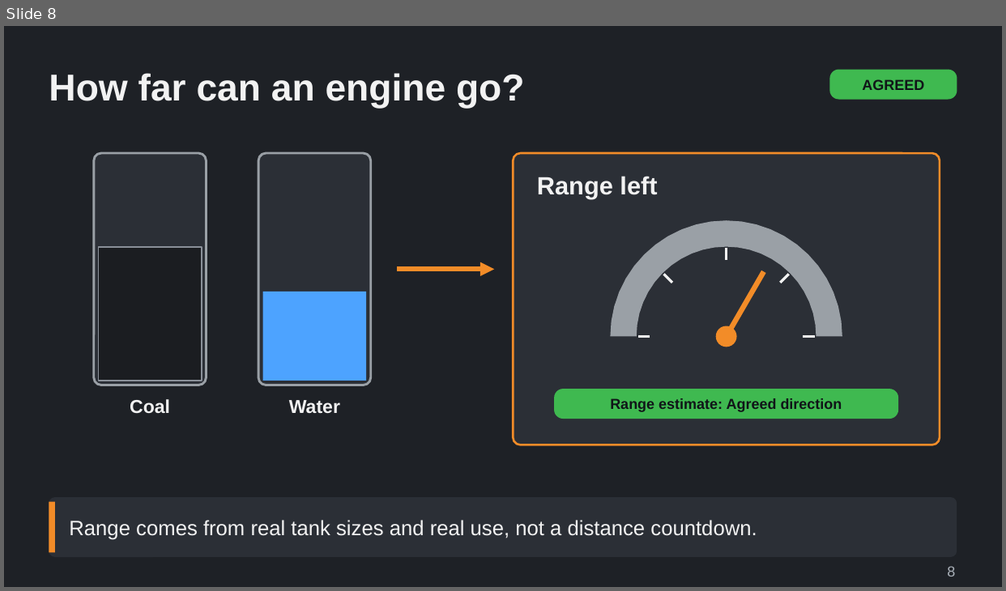
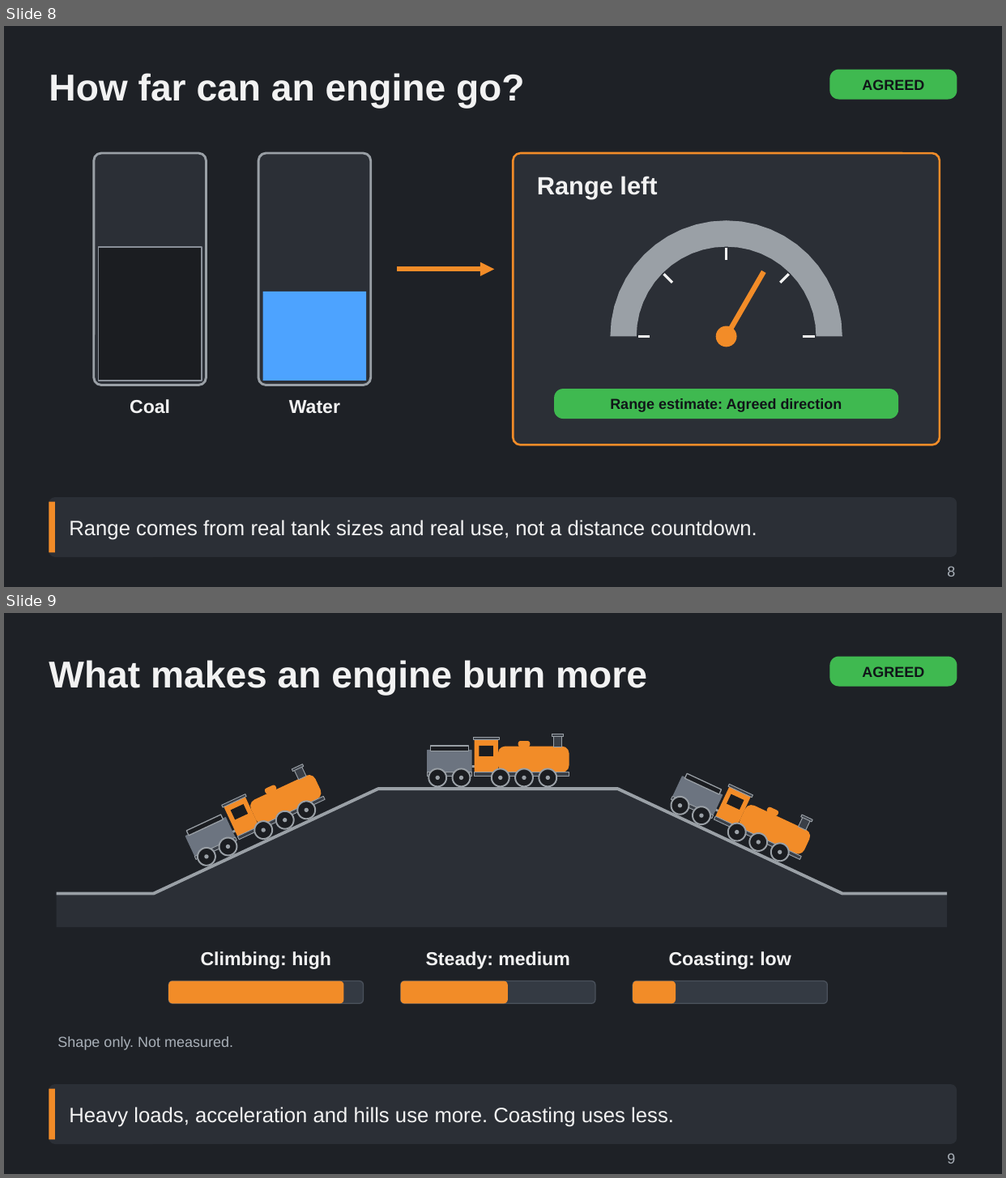
Before and after one commit to Tarenkookoo/Satisfactory---Early-Locomotion, a slide deck: Reporting/Claude Presents/Deck3_Servicing/Coal_Water_and_Servicing_Explained.pptx. Shown one above the other, each under a label of ours: slide 8 before the commit, slides 8 and 9 after it. The pictures are 1006x591 and 1006x1178 pixels, drawn with LibreOffice and Linux fonts; fonts in the diff are those of the drawing. Boxes give left, top, right and bottom in pixels: in the first picture for what was removed or moved away, otherwise in the second. Text is boxed around its words. In the diff, an @@ line names an element or a change of style, - is before the commit and + after.

```diff
--- a/Reporting/Claude Presents/Deck3_Servicing/Coal_Water_and_Servicing_Explained.pptx
+++ b/Reporting/Claude Presents/Deck3_Servicing/Coal_Water_and_Servicing_Explained.pptx
@@ slide 9 added at (4,613,1002,1174), background #1E2126 @@
@@ title added at (49,660,647,696), 36 pt, text #F2F2F2, bold @@
+What makes an engine burn more
@@ rounded rectangle added at (829,657,957,687), fill #3FB950, 14 pt, text #101418, bold @@
+AGREED
@@ group added at (57,735,948,1050): 30 ellipses, 24 rectangles, 18 rounded rectangles, 4 texts, 2 freeform shapes @@
+Climbing: high
+Steady: medium
+Coasting: low
+Shape only. Not measured.
@@ rounded rectangle added at (49,1084,957,1144), fill #2B2F36 @@
@@ rectangle added at (49,1089,55,1140), fill #F28C28 @@
@@ text added at (69,1107,674,1127), 20 pt, text #F2F2F2 @@
+Heavy loads, acceleration and hills use more. Coasting uses less.
@@ text added at (947,1153,955,1164), 14 pt, text #A9B0B8 @@
+9
```
Also in this commit, not shown: 7 other slides added, 4 other files.
